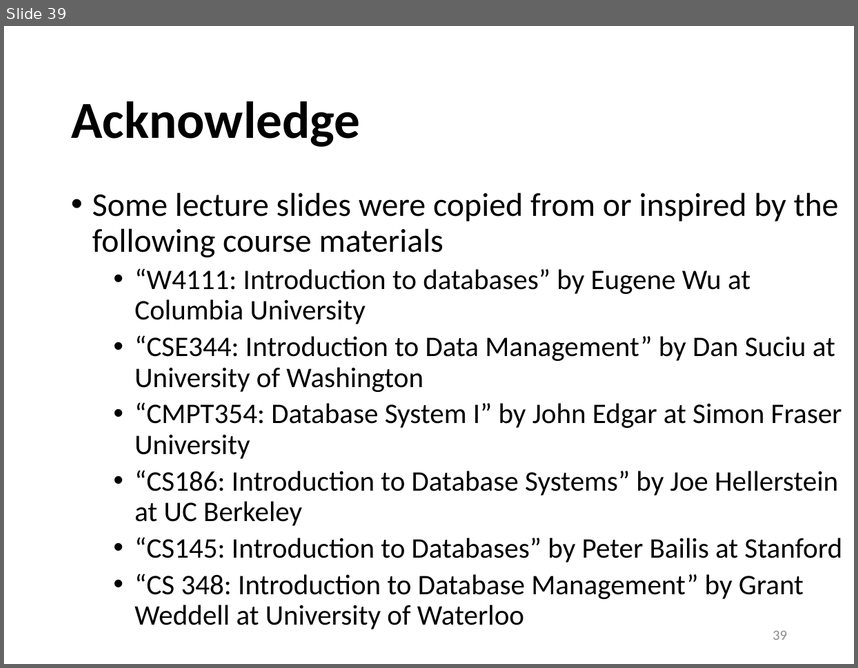
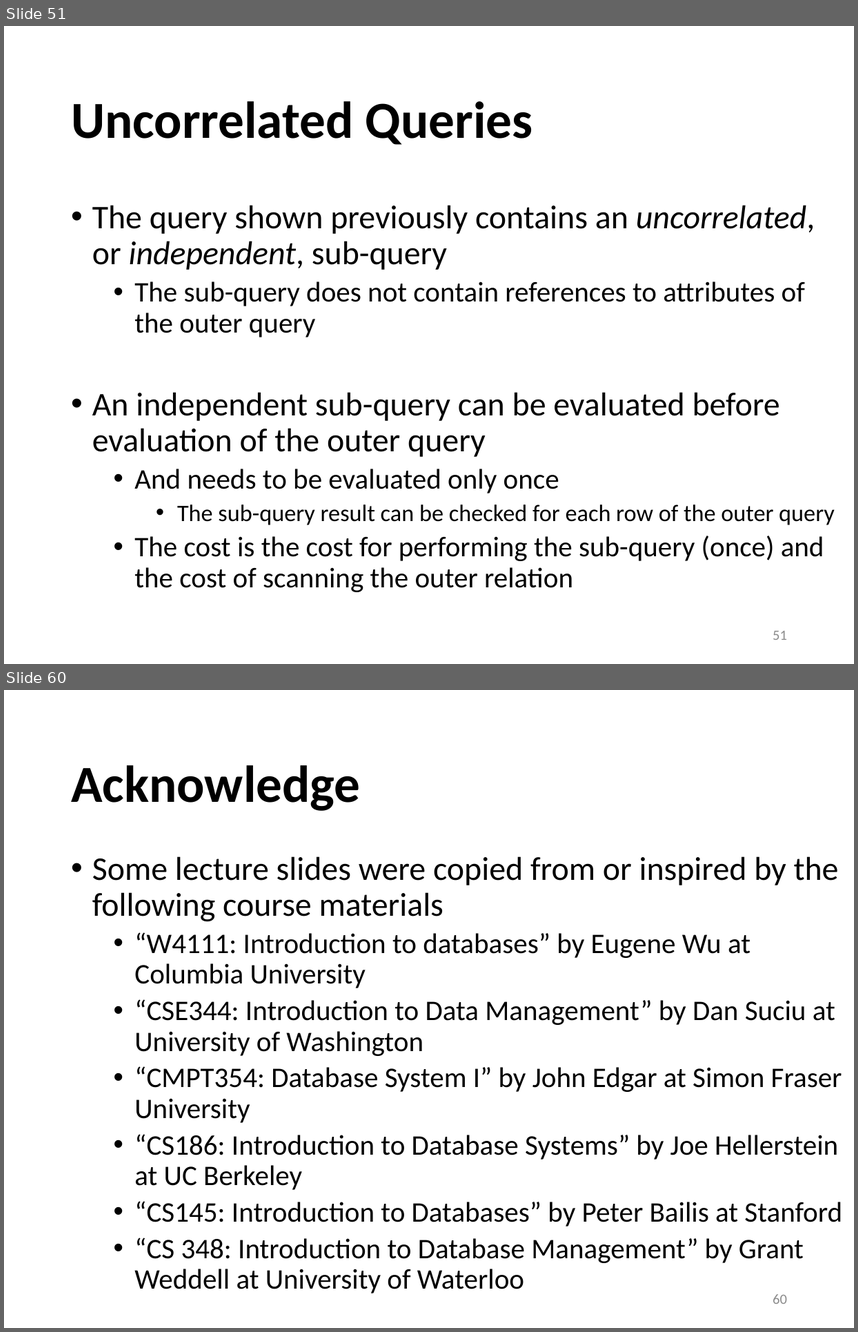
Before and after one commit to sfu-db/cmpt354, a slide deck: Lectures/lec4-sql-advanced.pptx. Shown one above the other, each under a label of ours: slide 39 before the commit, slides 51 and 60 after it; the slides between them are not shown. The pictures are 858x668 and 858x1332 pixels, drawn with LibreOffice and Linux fonts; fonts in the diff are those of the drawing. Boxes give left, top, right and bottom in pixels: in the first picture for what was removed or moved away, otherwise in the second. Text is boxed around its words. In the diff, an @@ line names an element or a change of style, - is before the commit and + after.

```diff
--- a/Lectures/lec4-sql-advanced.pptx
+++ b/Lectures/lec4-sql-advanced.pptx
@@ slide 51 added at (4, 26, 854, 664), background #FFFFFF @@
@@ title added at (71, 101, 533, 145), 44 pt, text #000000, bold @@
+Uncorrelated Queries
@@ text added at (92, 205, 835, 592), 24 pt, text #000000 @@
+• The query shown previously contains an uncorrelated, or independent, sub-query
+  • The sub-query does not contain references to attributes of the outer query
+• An independent sub-query can be evaluated before evaluation of the outer query
+  • And needs to be evaluated only once
+    • The sub-query result can be checked for each row of the outer query
+  • The cost is the cost for performing the sub-query (once) and the cost of scanning the outer relation
@@ page number added at (773, 630, 787, 639), 12 pt, text #8C8C8C @@
+51
@@ what was slide 39 is now slide 60 @@
@@ page number at (773, 1294, 787, 1303): text changed @@
-39
+60
```
Also in this commit, not shown: 3 slides changed, 20 other slides added, 3 slides removed, 1 other file.
